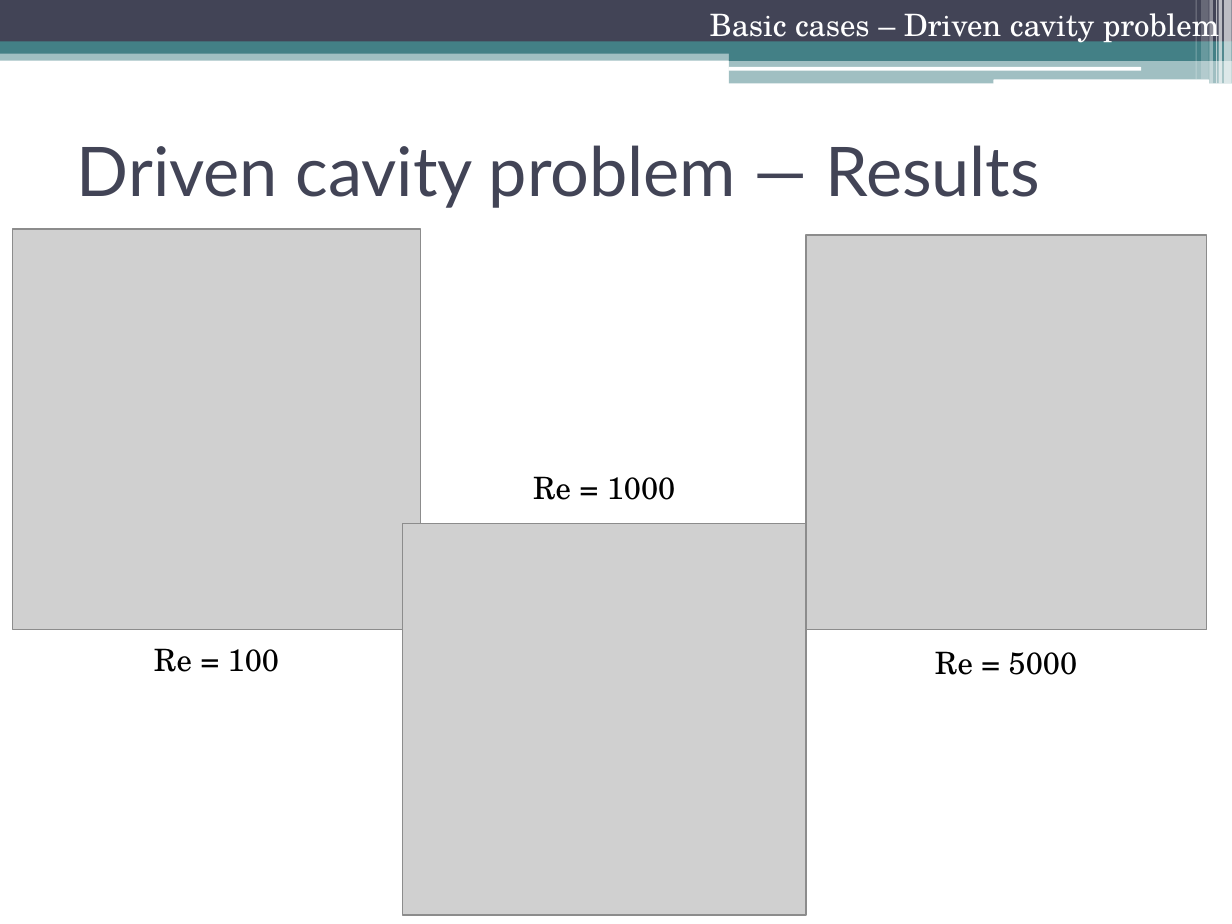
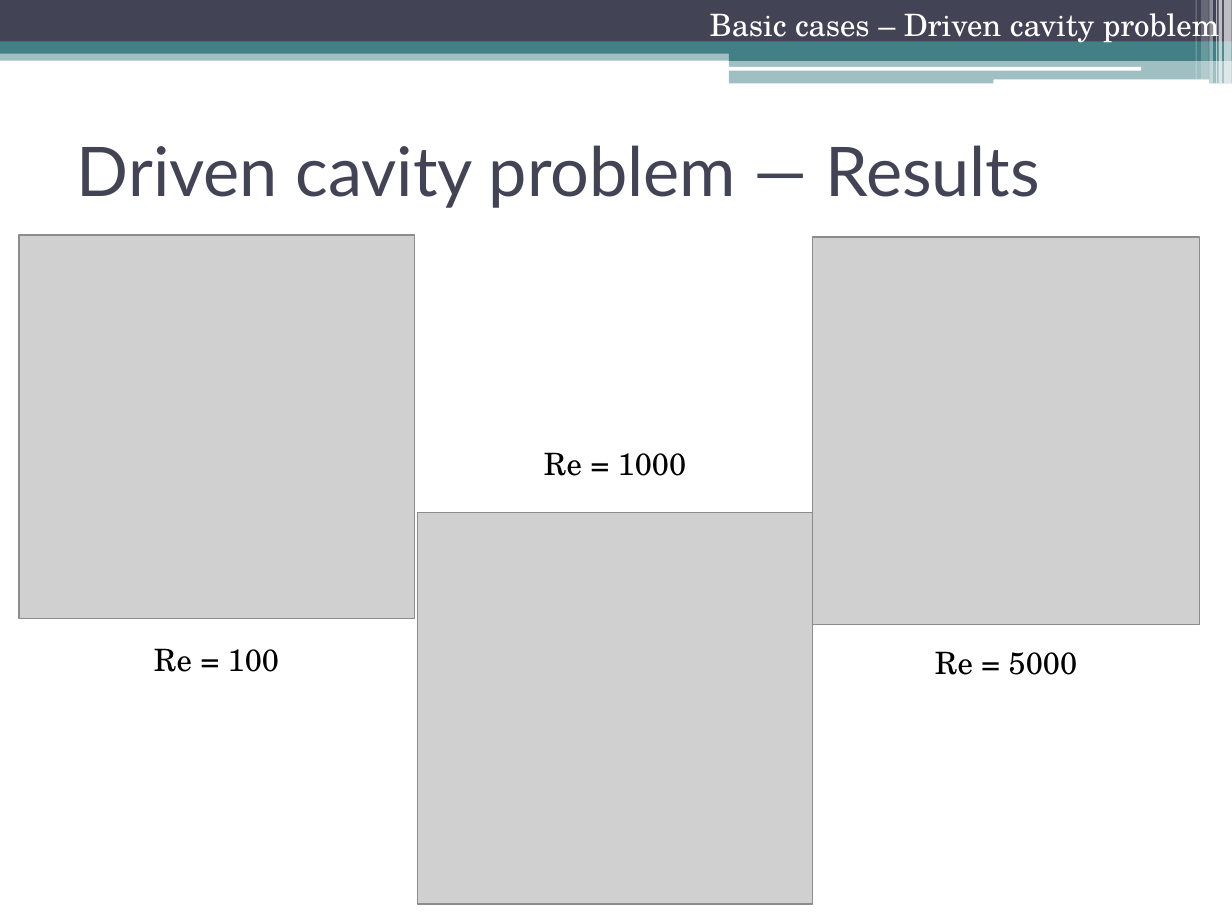
Before and after one commit to laurapla/Gasos, a slide deck: slide 13 of Presentació/Presentacióv2.pptx. Drawn at 1232x924 pixels with LibreOffice and Linux fonts; fonts in the diff are those of the drawing; grey boxes stand for pictures. Boxes give left, top, right and bottom in pixels: in the first picture for what was removed or moved away, otherwise in the second. Text is boxed around its words. In the diff, an @@ line names an element or a change of style, - is before the commit and + after.

```diff
--- a/Presentació/Presentacióv2.pptx
+++ b/Presentació/Presentacióv2.pptx
@@ picture: place and size @@
-picture at <box>12,229,420,630</box>
+picture at <box>18,235,414,618</box>
@@ picture: place and size @@
-picture at <box>806,235,1206,631</box>
+picture at <box>813,237,1200,623</box>
@@ text "Re = 1000": place and size @@
-text "Re = 1000" at <box>533,476,675,500</box>
+text "Re = 1000" at <box>544,452,686,476</box>
@@ picture: place and size @@
-picture at <box>403,524,806,915</box>
+picture at <box>418,513,812,904</box>
```
Also in this commit, not shown: 4 other slides changed.
